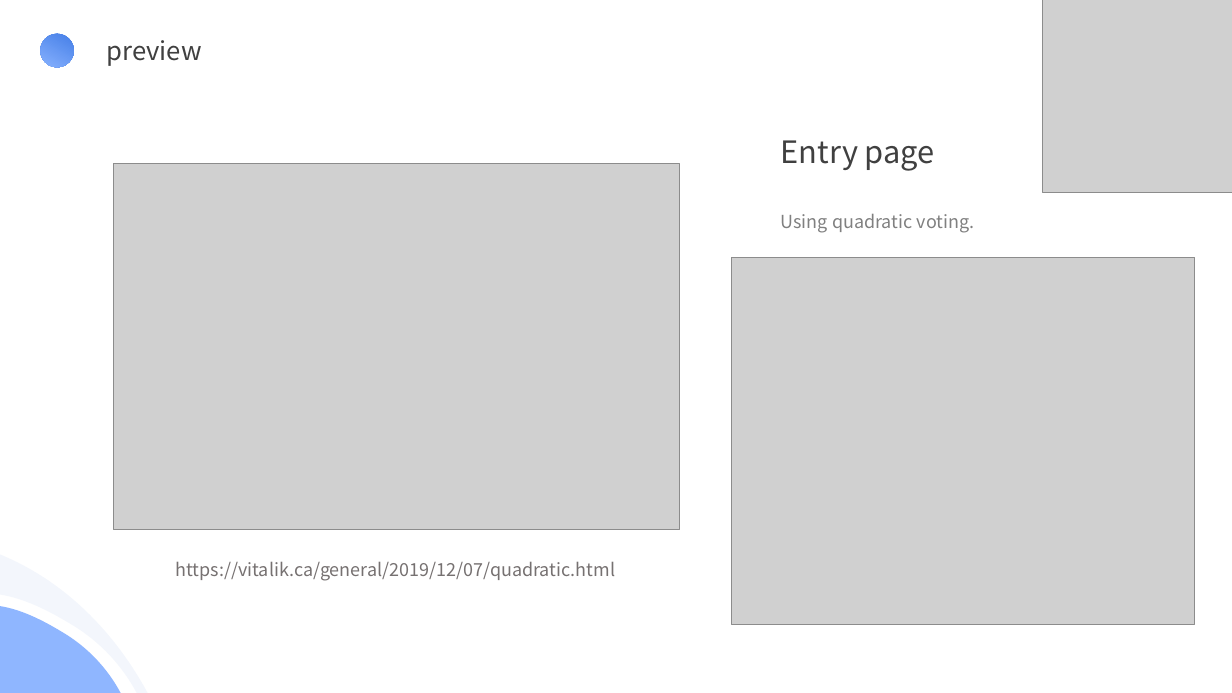
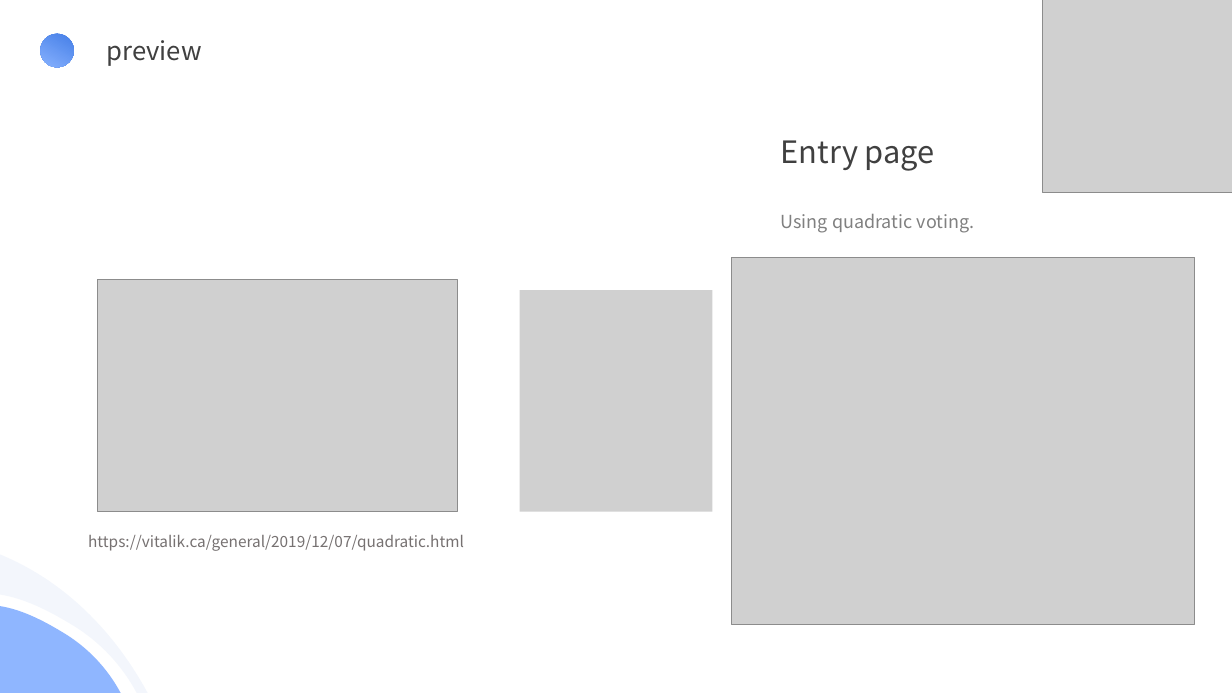
Before and after one commit to MetapoLabs/metapo-docs, a slide deck: slide 9 of Metapo.pptx. Drawn at 1232x693 pixels with LibreOffice and Linux fonts; fonts in the diff are those of the drawing; grey boxes stand for pictures. Boxes give left, top, right and bottom in pixels: in the first picture for what was removed or moved away, otherwise in the second. Text is boxed around its words. In the diff, an @@ line names an element or a change of style, - is before the commit and + after.

```diff
--- a/Metapo.pptx
+++ b/Metapo.pptx
@@ picture resized from (x1=113, y1=164, x2=679, y2=530) to (x1=97, y1=279, x2=457, y2=512) @@
@@ picture added at (x1=519, y1=290, x2=713, y2=512) @@
@@ text "https://vitalik.ca/general/2019/12/07/quadratic.html" moved from (x1=175, y1=561, x2=615, y2=581) to (x1=88, y1=535, x2=464, y2=551) @@
@@ text "https://vitalik.ca/general/2019/12/07/quadratic.html" at (x1=88, y1=535, x2=464, y2=551): size 14 to 12 pt @@
```
Also in this commit, not shown: 10 other slides changed.
